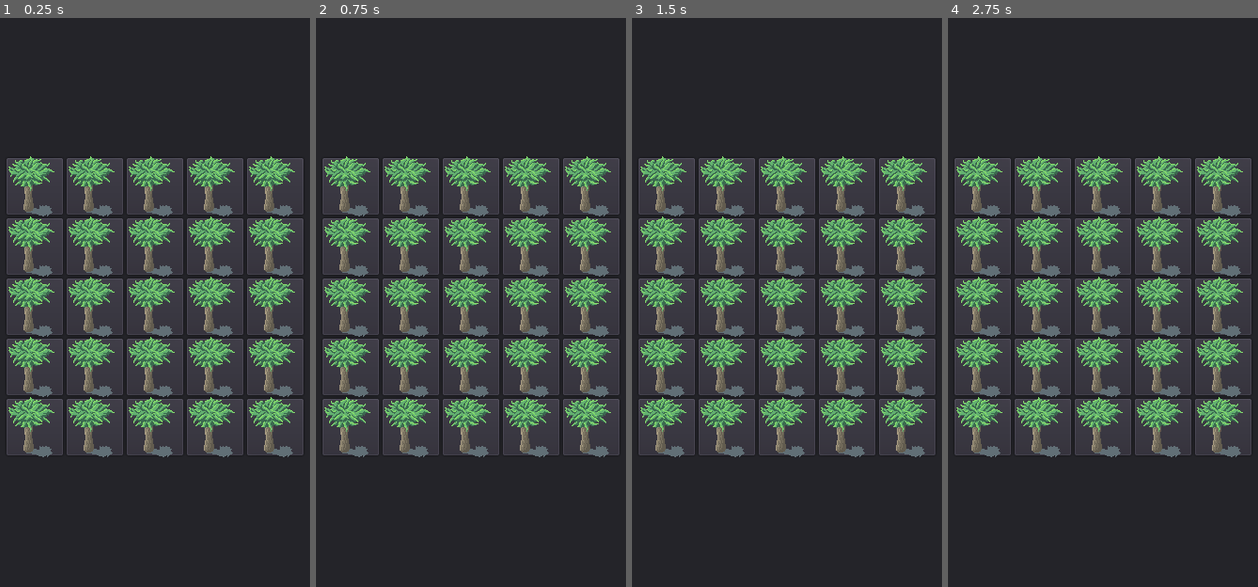
Above: before the commit, frames 1-4 (left to right).
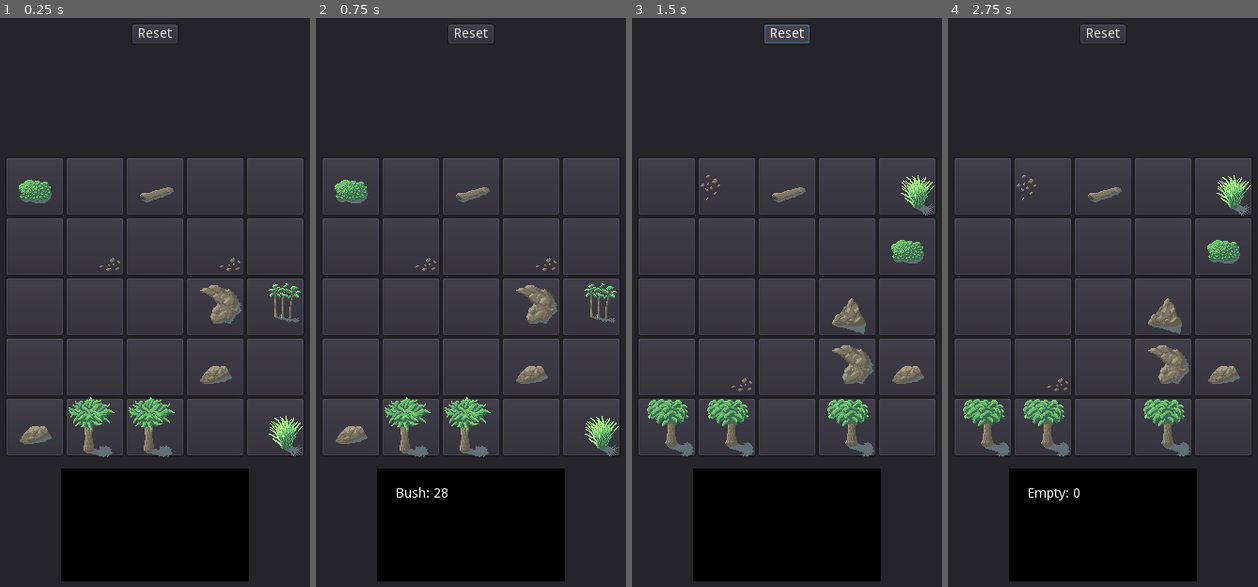
Above: after the commit, the same moments.

Repository: jerrymander/crafting-rpg-tactics
Game: Godot game, scene res://Base.tscn
Same seed, same stepped clock (60 frames per second), same inputs: the game is played once before the commit and once after it.
Inputs (mouse positions are in pixels of both pictures, inside the frame that each line leads up to):
- Up to frame 1 (0.25 s): no input
- Up to frame 2 (0.75 s): click (350, 188) at 0.52 s
- Up to frame 3 (1.5 s): click (787, 35) at 1.25 s, where only the run after the commit has a clickable "Reset"
- Up to frame 4 (2.75 s): click (982, 188) at 2.02 s

The runs differ from the first frame. In frame 1, 29% of the frame differs, in the area x 2-98%, y 1-100%; in frame 2, 29%; in frame 3, 31%; in frame 4, 31%.

Commit message:
5x5 grid test w/ items

Diff:
--- a/implement/Base.gd
+++ b/implement/Base.gd
@@ -1,23 +1,64 @@
 extends Control
 
-# class member variables go here, for example:
-# var a = 2
-# var b = "textvar"
-
+var slots
 
 func _ready():
-	var slot_preload = preload("res://SlotUI.tscn")
+	randomize()
+	_reset()
+	$Reset.connect("pressed", self, "_reset")
+
+func _reset():
+	$Info/Text.bbcode_text = ""
 
 	var grid = $Grid
+	var previous = grid.get_children()
+	for child in previous:
+		grid.remove_child(child)
+
+	var slot_ui_preload = preload("res://SlotUI.tscn")
+	var slot_preload = preload("res://Slot.gd")
+
+	slots = []
+	for x in range(5):
+		slots.append([])
+		for y in range(5):
+			var slot = slot_preload.new()
+			slots[x].append(slot)
+
+	_fill_slot("Tree", 3)
+	_fill_slot("Boulder", 3)
+	_fill_slot("Bush", 2)
+	_fill_slot("Log", 1)
+	_fill_slot("Rock", 2)
+
 	for x in range(5):
 		for y in range(5):
-			var slot_ui = slot_preload.instance()
+			var slot_ui = slot_ui_preload.instance()
 			slot_ui.rect_position = Vector2(x*64, y*64)
 			slot_ui.get_node("Click").connect("pressed", self, "_select_slot", [slot_ui])
+
+			slot_ui.slot = slots[x][y]
+			slot_ui.update_sprite()
+
 			grid.add_child(slot_ui)
 
-func _select_slot(slot):
-	print(slot)
+func _fill_slot(item, count):
+	for x in range(count):
+		var empty_slot = _get_empty_slot()
+		empty_slot.item = item
+		empty_slot.quantity = randi() % 20 + 20
+
+func _select_slot(slot_ui):
+	$Info/Text.bbcode_text = slot_ui.slot.description()
+
+func _get_empty_slot():
+	var empty_slots = []
+	for x in range (slots.size()):
+		for y in range (slots[x].size()):
+			if (slots[x][y].item == "Empty"):
+				empty_slots.append(slots[x][y])
+	return empty_slots[randi() % empty_slots.size()]
+
 #func _process(delta):
 #	# Called every frame. Delta is time since last frame.
 #	# Update game logic here.
--- a/implement/Base.tscn
+++ b/implement/Base.tscn
@@ -2,7 +2,7 @@
 
 [ext_resource path="res://Base.gd" type="Script" id=1]
 
-[node name="Base" type="Panel"]
+[node name="Base" type="Panel" index="0"]
 
 anchor_left = 0.0
 anchor_top = 0.0
@@ -32,4 +32,78 @@
 mouse_default_cursor_shape = 0
 size_flags_horizontal = 1
 size_flags_vertical = 1
-_sections_unfolded = [ "Margin" ]
+_sections_unfolded = [ "Anchor", "Margin" ]
+
+[node name="Info" type="Panel" parent="." index="1"]
+
+self_modulate = Color( 0, 0, 0, 1 )
+anchor_left = 0.5
+anchor_top = 0.8
+anchor_right = 0.5
+anchor_bottom = 0.8
+margin_left = -100.0
+margin_top = -20.0
+margin_right = 100.0
+margin_bottom = 100.0
+rect_pivot_offset = Vector2( 0, 0 )
+rect_clip_content = false
+mouse_filter = 0
+mouse_default_cursor_shape = 0
+size_flags_horizontal = 1
+size_flags_vertical = 1
+_sections_unfolded = [ "Anchor", "Margin", "Material", "Mouse", "Size Flags", "Theme", "Visibility" ]
+
+[node name="Text" type="RichTextLabel" parent="Info" index="0"]
+
+anchor_left = 0.5
+anchor_top = 0.5
+anchor_right = 0.5
+anchor_bottom = 0.5
+margin_left = -80.0
+margin_top = -40.0
+margin_right = 80.0
+margin_bottom = 40.0
+rect_pivot_offset = Vector2( 0, 0 )
+rect_clip_content = true
+mouse_filter = 0
+mouse_default_cursor_shape = 0
+size_flags_horizontal = 1
+size_flags_vertical = 1
+bbcode_enabled = false
+bbcode_text = ""
+visible_characters = -1
+percent_visible = 1.0
+meta_underlined = true
+tab_size = 4
+text = ""
+scroll_active = true
+scroll_following = false
+selection_enabled = false
+override_selected_font_color = false
+_sections_unfolded = [ "Anchor", "BBCode", "Margin" ]
+
+[node name="Reset" type="Button" parent="." index="2"]
+
+anchor_left = 0.5
+anchor_top = 0.0
+anchor_right = 0.5
+anchor_bottom = 0.0
+margin_left = -24.0
+margin_top = 20.0
+margin_right = 24.0
+margin_bottom = 20.0
+rect_pivot_offset = Vector2( 0, 0 )
+rect_clip_content = false
+focus_mode = 2
+mouse_filter = 0
+mouse_default_cursor_shape = 0
+size_flags_horizontal = 1
+size_flags_vertical = 1
+toggle_mode = false
+enabled_focus_mode = 2
+shortcut = null
+group = null
+text = "Reset"
+flat = false
+align = 1
+_sections_unfolded = [ "Anchor", "Margin" ]
--- /dev/null
+++ b/implement/Slot.gd
@@ -0,0 +1,6 @@
+var item = "Empty"
+var quantity = 0
+var neighbors
+
+func description():
+	return item+": "+str(quantity)
--- /dev/null
+++ b/implement/SlotUI.gd
@@ -0,0 +1,25 @@
+extends PanelContainer
+
+var frames = {}
+
+var slot
+
+func _ready():
+	pass
+
+func _init():
+	frames["Boulder"] = [3, 4, 5]
+	frames["Tree"] = [9, 10, 11]
+	frames["Empty"] = [14]
+	frames["Bush"] = [8, 13]
+	frames["Log"] = [12]
+	frames["Rock"] = [6, 7]
+
+func update_sprite():
+	var item_frames = frames[slot.item]
+	$Sprite.frame = item_frames[randi() % item_frames.size()]
+
+#func _process(delta):
+#	# Called every frame. Delta is time since last frame.
+#	# Update game logic here.
+#	pass
--- a/implement/SlotUI.tscn
+++ b/implement/SlotUI.tscn
@@ -1,8 +1,9 @@
-[gd_scene load_steps=2 format=2]
+[gd_scene load_steps=3 format=2]
 
-[ext_resource path="res://CraftingTactics_Object_Tilesheet.png" type="Texture" id=1]
+[ext_resource path="res://SlotUI.gd" type="Script" id=1]
+[ext_resource path="res://CraftingTactics_Object_Tilesheet.png" type="Texture" id=2]
 
-[node name="SlotUI" type="PanelContainer" index="0"]
+[node name="SlotUI" type="PanelContainer"]
 
 anchor_left = 0.0
 anchor_top = 0.0
@@ -16,11 +17,12 @@
 mouse_default_cursor_shape = 0
 size_flags_horizontal = 1
 size_flags_vertical = 1
+script = ExtResource( 1 )
 _sections_unfolded = [ "Margin", "Rect", "Visibility" ]
 
 [node name="Sprite" type="Sprite" parent="." index="0"]
 
-texture = ExtResource( 1 )
+texture = ExtResource( 2 )
 centered = false
 vframes = 4
 hframes = 4
